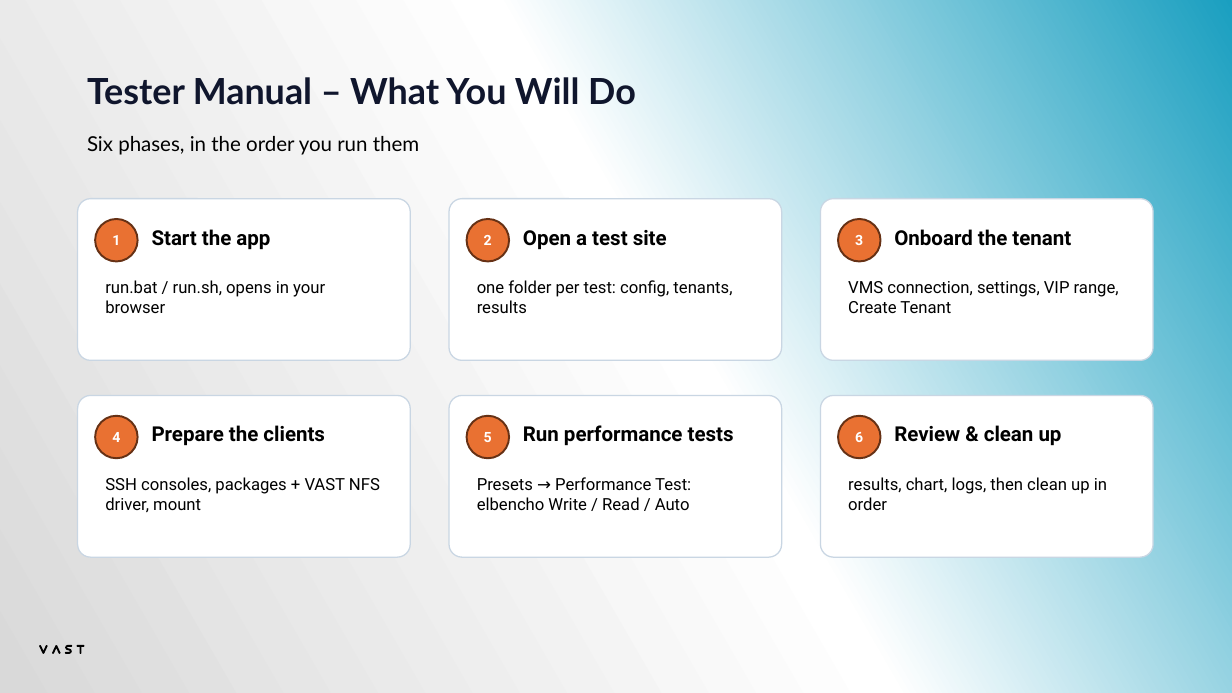
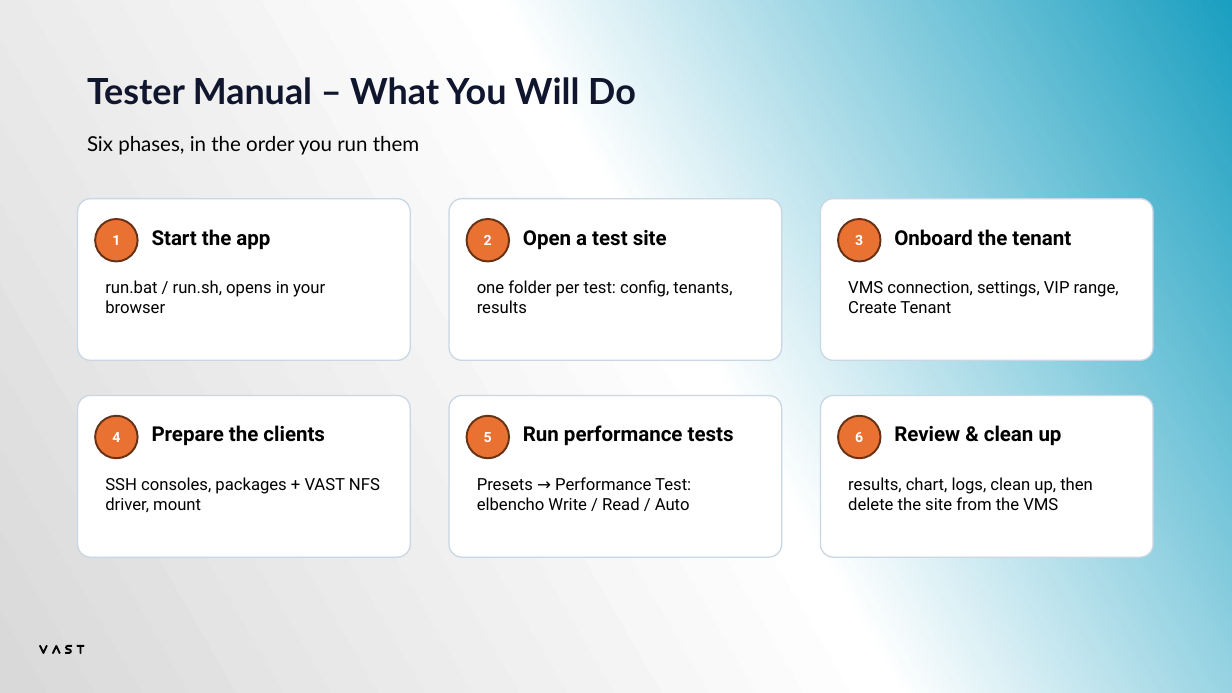
Before and after one commit to alexaung-staryskai/vast-test-automation, a slide deck: slide 2 of VAST Test Bench - Tester Manual.pptx. Drawn at 1232x693 pixels with LibreOffice and Linux fonts; fonts in the diff are those of the drawing. Boxes give left, top, right and bottom in pixels: in the first picture for what was removed or moved away, otherwise in the second. Text is boxed around its words. In the diff, an @@ line names an element or a change of style, - is before the commit and + after.

```diff
--- a/VAST Test Bench - Tester Manual.pptx
+++ b/VAST Test Bench - Tester Manual.pptx
@@ text at bbox=[848, 477, 1093, 510]: text changed @@
-results, chart, logs, then clean up in order
+results, chart, logs, clean up, then delete the site from the VMS
```
Also in this commit, not shown: 7 other slides changed, 10 slides added, 21 other files.
